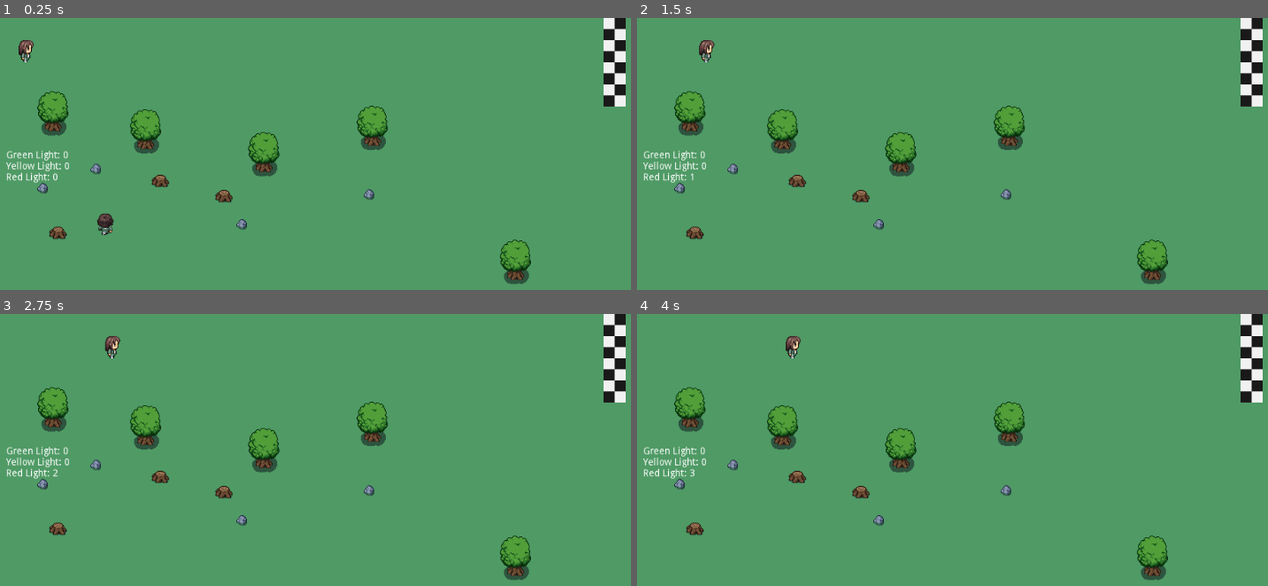
Above: before the commit, frames 1-4 (two rows, left to right).
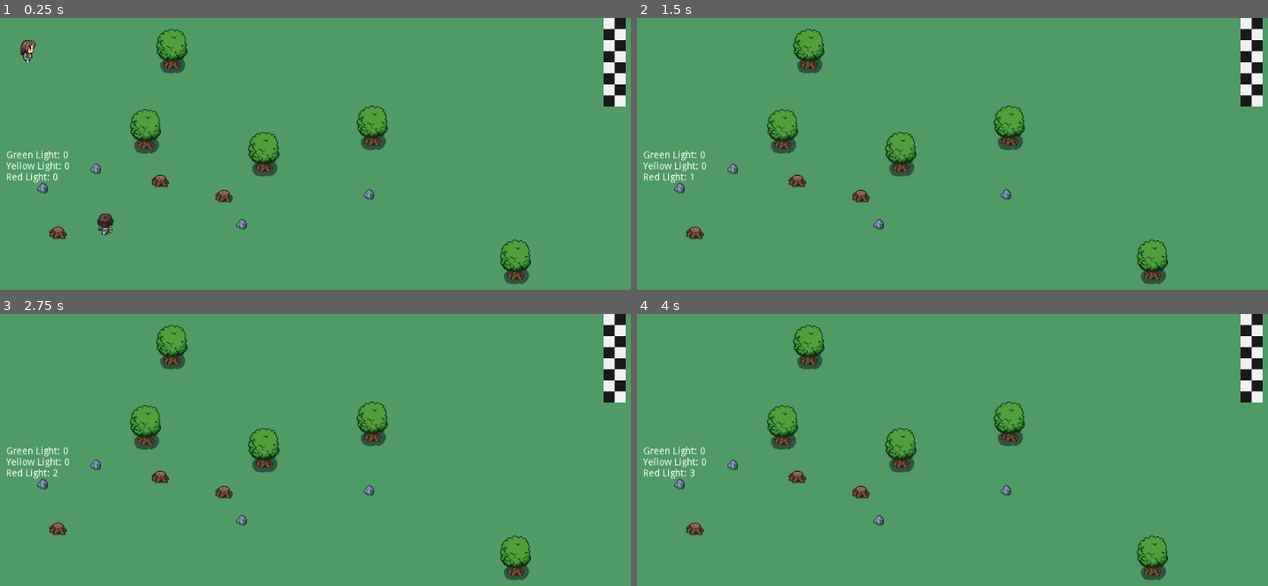
Above: after the commit, the same moments.

Repository: camilailges/round-4
Game: Godot game, scene res://scenes/Level1.tscn
Two runs of this game, one before a commit and one after it. Both use one fixed random seed, a clock stepped at 60 frames per second and the inputs below.
Inputs:
- Up to frame 1 (0.25 s): no input
- Up to frame 2 (1.5 s): hold Right (ui_right) 0.53-1.28 s; hold Down (ui_down) from 1.28 s (still down)
- Up to frame 3 (2.75 s): release Down (ui_down) at 2.03 s; hold Right (ui_right) from 2.03 s (still down)
- Up to frame 4 (4 s): release Right (ui_right) at 2.78 s; hold Up (ui_up) 2.78-3.53 s; hold Left (ui_left) from 3.53 s (still down)

The runs differ from the first frame. In frame 1, 1.4% of the frame differs, in the area x 2-30%, y 3-44%; in frame 2, 1.4%; in frame 3, 1.4%, in the area x 5-30%, y 3-44%; in frame 4, 1.4%.

Commit message:
add colisao bot mas anda na diagonal

Diff:
--- a/scenes/GirlBot.gd
+++ b/scenes/GirlBot.gd
@@ -1,11 +1,11 @@
 extends KinematicBody2D
 
-onready var animation: AnimatedSprite = get_node("Animation")
+onready var animation: AnimatedSprite = get_node("AnimatedSprite")
 onready var sprite: Sprite = get_node("Sprite")
 
 var velocity: Vector2
 
-export(int) var speed = 50
+export(int) var speed = 1
 
 func _physics_process(_delta: float) -> void:
 	move()
@@ -13,27 +13,49 @@
 	animate()
 
 func move() -> void:
+	var passou = false
 	velocity.x = speed
-	velocity = move_and_slide(velocity)
+#	velocity = move_and_slide(velocity)
+	var collision = move_and_collide(velocity)
+
+	if collision:
+#		passou = true
+		#var collidedObject = collision.collider
+		#if collidedObject.name == "Arvore2":  # Replace "Tree" with the actual name of your tree object
+			# Calculate new direction by rotating the current direction 90 degrees
+		var newDirection = velocity.rotated(90)
+		#animation.play("walkingDown")
+		#print("entrou")
+		velocity = newDirection.normalized() * speed  # Normalize the vector to maintain the original speed
+		move_and_collide(velocity)
+		#var newDirection2 = velocity.rotated(90)
+		#animation.play("walkingDown")
+#		print("entrou")
+#		velocity = newDirection2.normalized() * speed  # Normalize the vector to maintain the original speed
+#		move_and_collide(velocity)
+
 
 func animate() -> void:
 	if velocity != Vector2.ZERO:
 		if velocity.x != 0:
-			$AnimatedSprite.play("walkingSideways")
+			animation.play("walkingSideways")
 		else:
 			if velocity.y > 0:
-				$AnimatedSprite.play("walkingDown")
+				animation.play("walkingDown")
 			elif velocity.y < 0:
-				$AnimatedSprite.play("walkingUp")
+				animation.play("walkingUp")
 	else:
 		animation.stop()
 
 func verifyDirection() -> void:
 	if velocity.x > 0:
-		$AnimatedSprite.flip_h = false
+		animation.flip_h = false
 	elif velocity.x < 0:
-		$AnimatedSprite.flip_h = true
+		animation.flip_h = true
 
+#func _on_detection_area_body_entered(body) -> void:
+#	print("entrou")
+#	animation.play("walkingDown")
 
 # Called when the node enters the scene tree for the first time.
 func _ready() -> void:
--- a/scenes/GirlBot.tscn
+++ b/scenes/GirlBot.tscn
@@ -80,6 +80,8 @@
 extents = Vector2( 10, 8 )
 
 [node name="KinematicBody2D" type="KinematicBody2D"]
+collision_layer = 3
+collision_mask = 3
 script = ExtResource( 2 )
 
 [node name="AnimatedSprite" type="AnimatedSprite" parent="."]
--- a/scenes/Level1.gd
+++ b/scenes/Level1.gd
@@ -42,6 +42,8 @@
 		yellow_light_time = 0.0
 
 	if red_light:
+		if bot.velocity != null and bot.velocity != Vector2.ZERO:
+			bot.animation.visible = false
 		if player.velocity != null and player.velocity != Vector2.ZERO:
 			player.sprite.visible=false
 
--- a/scenes/Level1.tscn
+++ b/scenes/Level1.tscn
@@ -57,7 +57,9 @@
 position = Vector2( 58, -124 )
 
 [node name="Arvore2" parent="YSort" instance=ExtResource( 4 )]
-position = Vector2( -76, -150 )
+position = Vector2( 96, -240 )
+collision_layer = 3
+collision_mask = 3
 
 [node name="Arvore3" parent="YSort" instance=ExtResource( 4 )]
 position = Vector2( 229, -91 )
--- a/scenes/objetos/Arvore.tscn
+++ b/scenes/objetos/Arvore.tscn
@@ -3,7 +3,7 @@
 [ext_resource path="res://scenes/ObjetoColisao.tscn" type="PackedScene" id=1]
 
 [sub_resource type="RectangleShape2D" id=1]
-extents = Vector2( 11, 4.5 )
+extents = Vector2( 12.5, 9 )
 
 [node name="Arvore" instance=ExtResource( 1 )]
 
@@ -12,5 +12,5 @@
 region_rect = Rect2( 0, 80, 48, 64 )
 
 [node name="CollisionShape2D" parent="." index="1"]
-position = Vector2( 0, 21.5 )
+position = Vector2( -1.5, 17 )
 shape = SubResource( 1 )
